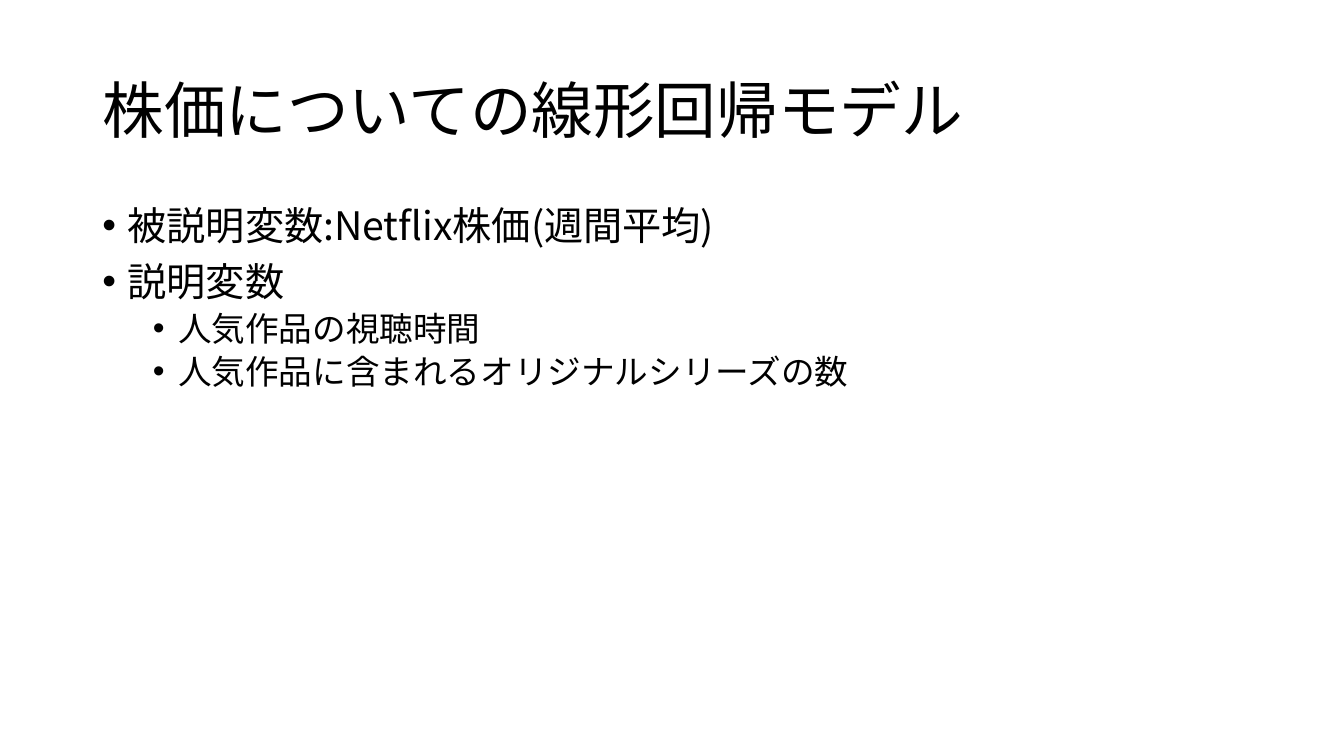
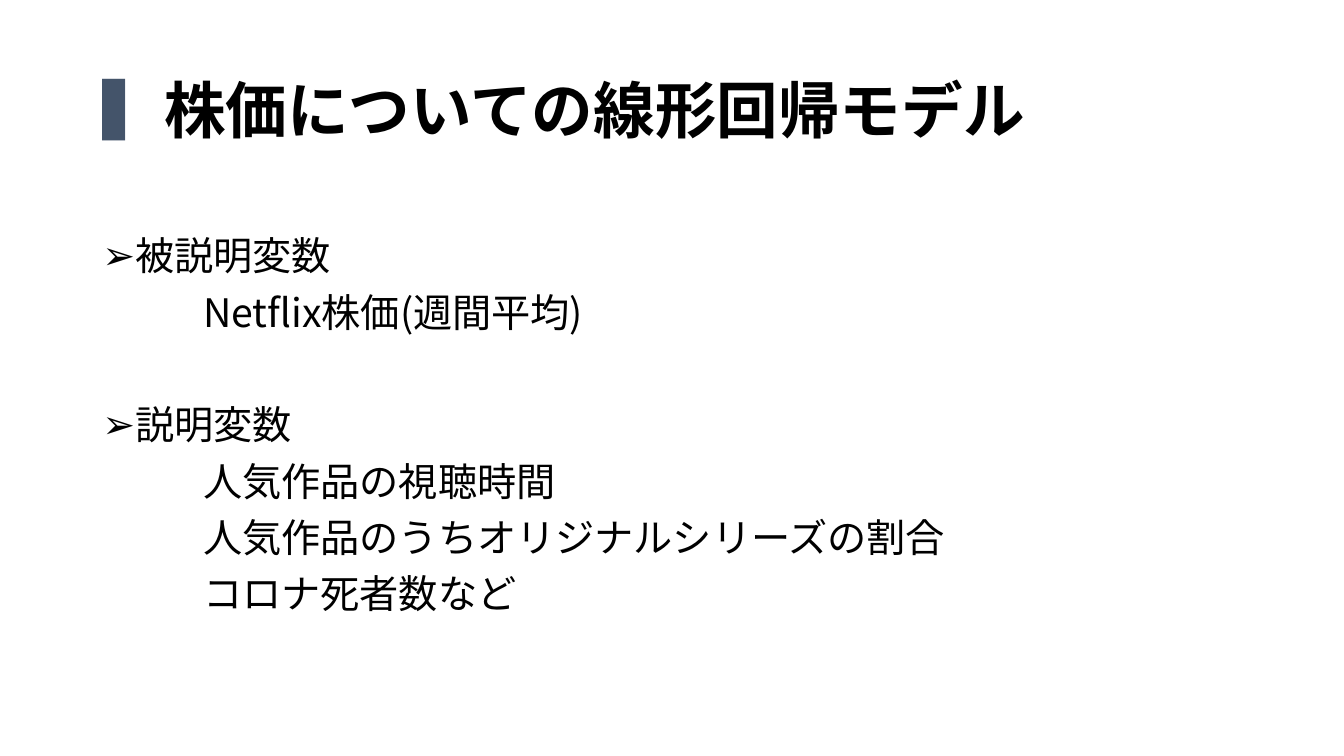
Before and after one commit to QuillshWammy/Netflix_Analysis, a slide deck: slide 8 of Document/中間発表.pptx. Drawn at 1344x756 pixels with LibreOffice and Linux fonts; fonts in the diff are those of the drawing. Boxes give left, top, right and bottom in pixels: in the first picture for what was removed or moved away, otherwise in the second. Text is boxed around its words. In the diff, an @@ line names an element or a change of style, - is before the commit and + after.

```diff
--- a/Document/中間発表.pptx
+++ b/Document/中間発表.pptx
@@ title at (102,79,1024,141): text changed; font Noto Sans CJK JP to Arial; bold on @@
-株価についての線形回帰モデル
+▍株価についての線形回帰モデル
@@ text "被説明変数": place and size @@
-text "被説明変数" at (128,207,848,387)
+text "被説明変数" at (135,237,945,611)
@@ text at (135,237,583,335): text changed @@
-• 被説明変数:Netflix株価(週間平均)
+➢ 被説明変数
+Netflix株価(週間平均)
@@ text at (135,406,555,500): size 24 to 28 pt in "人気作品の視聴時間"; bullet • to ➢; bullet • to none; list level 2 to 1 in "人気作品の視聴時間" @@
@@ text at (203,519,945,611): text changed; size 24 to 28 pt @@
-  • 人気作品に含まれるオリジナルシリーズの数
+人気作品のうちオリジナルシリーズの割合
+コロナ死者数など
```
Also in this commit, not shown: 8 other slides changed, 1 slide added.
